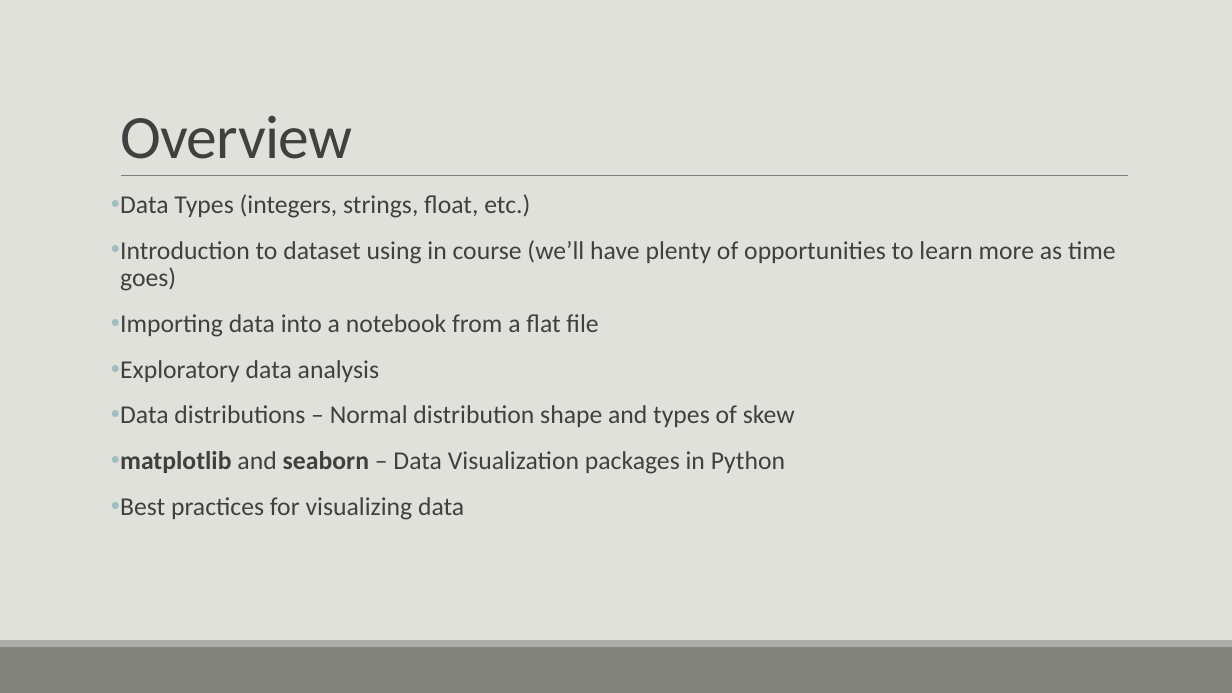
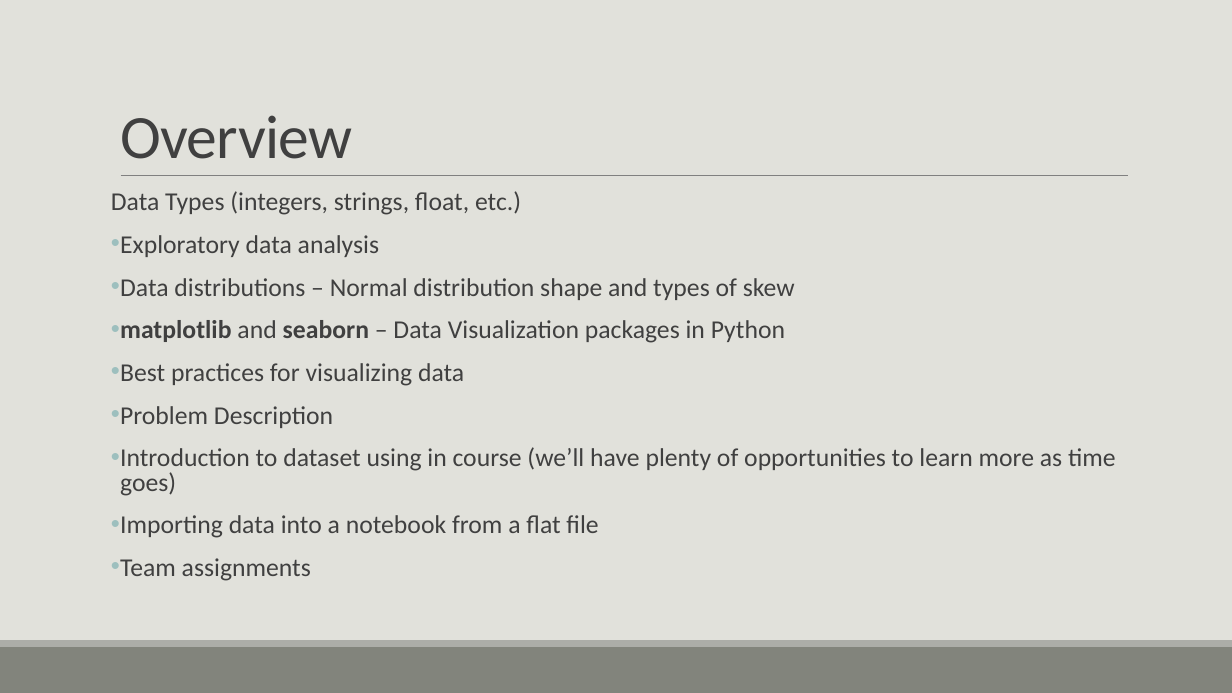
Before and after one commit to casey-whorton-waynestate/public-course-content, a slide deck: slide 13 of Wayne State Course.pptx. Drawn at 1232x693 pixels with LibreOffice and Linux fonts; fonts in the diff are those of the drawing. Boxes give left, top, right and bottom in pixels: in the first picture for what was removed or moved away, otherwise in the second. Text is boxed around its words. In the diff, an @@ line names an element or a change of style, - is before the commit and + after.

```diff
--- a/Wayne State Course.pptx
+++ b/Wayne State Course.pptx
@@ text at (111,191,795,386): bullet • to none; line spacing 0.9 to 0.8 @@
@@ text at (120,240,1116,337): paragraphs removed @@
-• Introduction to dataset using in course (we’ll have plenty of opportunities to learn more as time goes)
-• Importing data into a notebook from a flat file
@@ text at (120,406,1116,581): paragraphs added @@
+• Problem Description
+• Introduction to dataset using in course (we’ll have plenty of opportunities to learn more as time goes)
+• Importing data into a notebook from a flat file
+• Team assignments
```
Also in this commit, not shown: 2 slides added, 1 slide removed.
